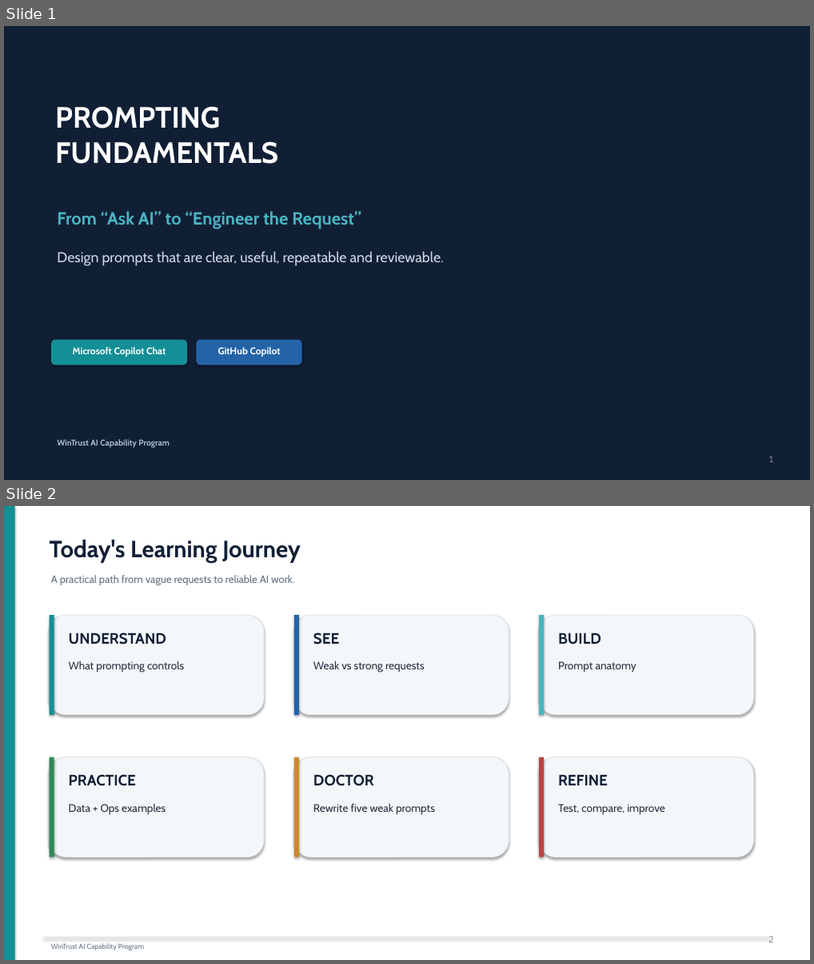
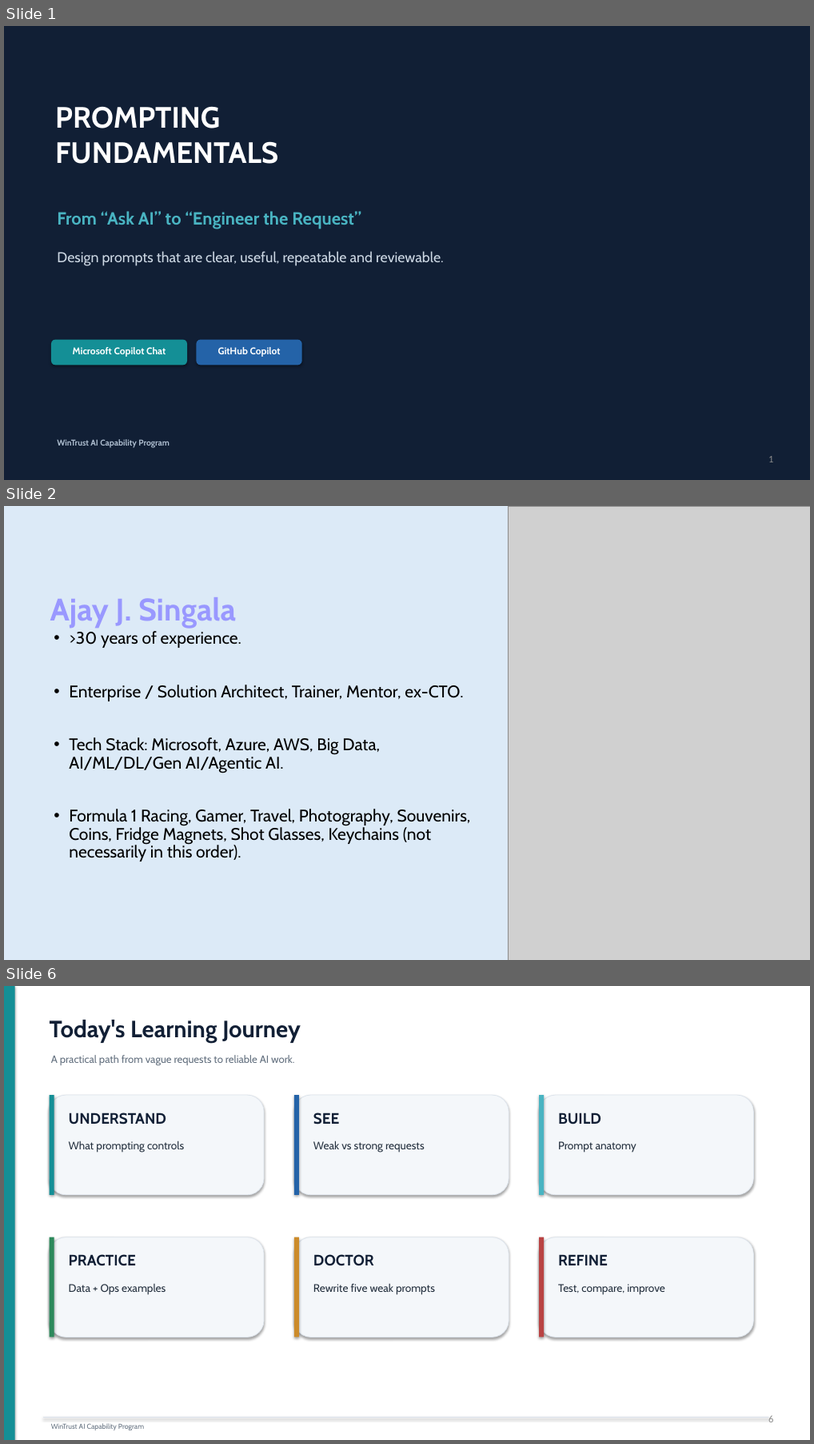
Before and after one commit to AjaySingala/ajs_wt_demos, a slide deck: TrainerDocs/Session_01_Prompting_Fundamentals.pptx. Shown one above the other, each under a label of ours: slides 1 and 2 before the commit, slides 1, 2 and 6 after it; the slides between them are not shown. The pictures are 814x964 and 814x1444 pixels, drawn with LibreOffice and Linux fonts; fonts in the diff are those of the drawing; grey boxes stand for pictures. Boxes give left, top, right and bottom in pixels: in the first picture for what was removed or moved away, otherwise in the second. Text is boxed around its words. In the diff, an @@ line names an element or a change of style, - is before the commit and + after.

```diff
--- a/TrainerDocs/Session_01_Prompting_Fundamentals.pptx
+++ b/TrainerDocs/Session_01_Prompting_Fundamentals.pptx
@@ slide 2 added at (x1=4, y1=506, x2=810, y2=960), background #DCEAF7 @@
@@ picture added at (x1=508, y1=506, x2=810, y2=960) @@
@@ text added at (x1=50, y1=597, x2=236, y2=628), 37.1 pt, text #9998FF, bold @@
+Ajay J. Singala
@@ text added at (x1=69, y1=631, x2=471, y2=861), 20 pt, text #000000 @@
+• >30 years of experience.
+• Enterprise / Solution Architect, Trainer, Mentor, ex-CTO.
+• Tech Stack: Microsoft, Azure, AWS, Big Data, AI/ML/DL/Gen AI/Agentic AI.
+• Formula 1 Racing, Gamer, Travel, Photography, Souvenirs, Coins, Fridge Magnets, Shot Glasses, Keychains (not necessarily in this order).
@@ what was slide 2 is now slide 6 @@
@@ page number at (x1=769, y1=1415, x2=774, y2=1422): text changed @@
-2
+6
```
Also in this commit, not shown: 4 other slides added, 9 other files.
